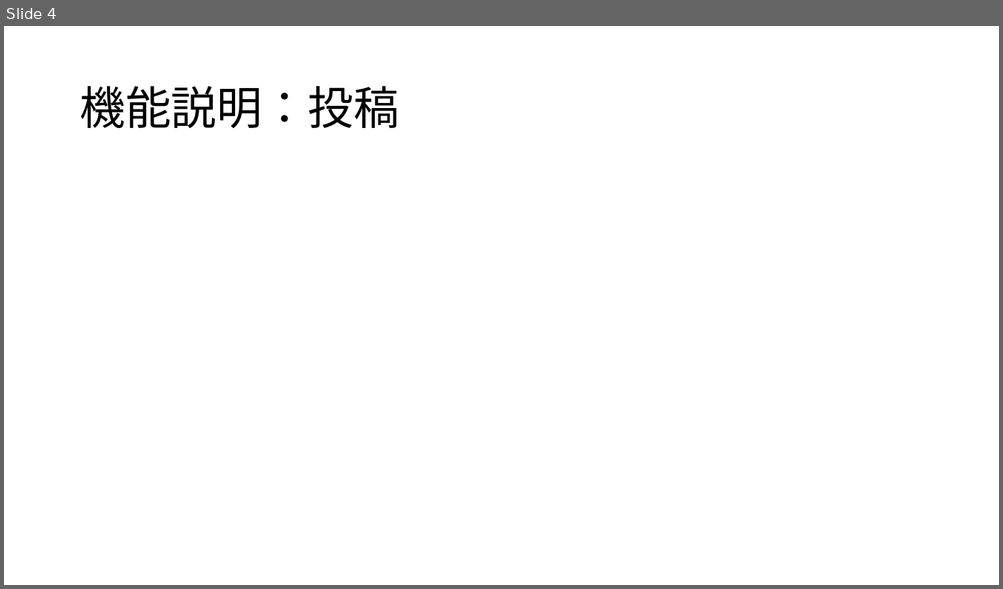
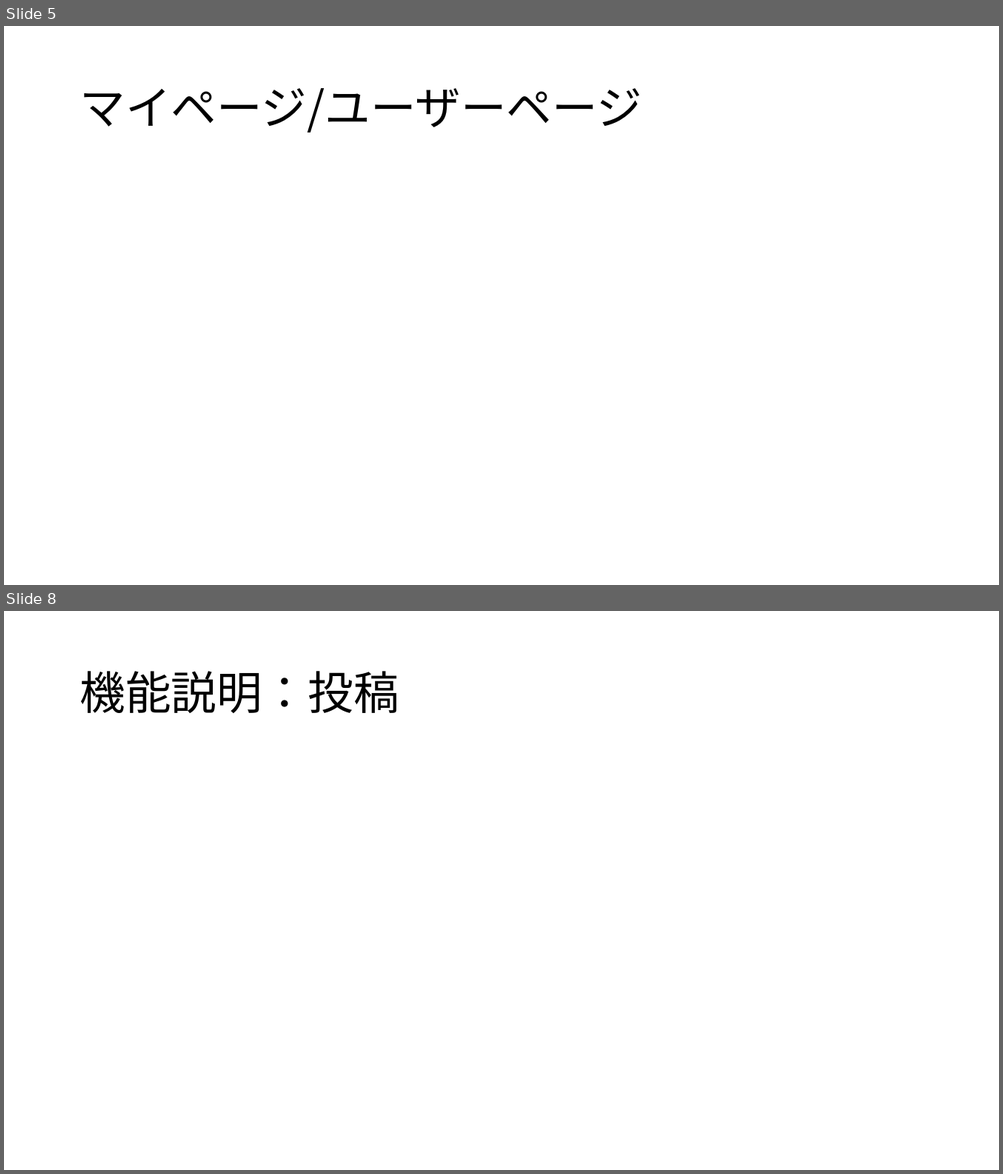
Before and after one commit to dojo2022/B-3, a slide deck: doc/B3炙りえんがわ_成果発表会資料.pptx. Shown one above the other, each under a label of ours: slide 4 before the commit, slides 5 and 8 after it; the slides between them are not shown. The pictures are 1003x589 and 1003x1174 pixels, drawn with LibreOffice and Linux fonts; fonts in the diff are those of the drawing. Boxes give left, top, right and bottom in pixels: in the first picture for what was removed or moved away, otherwise in the second. Text is boxed around its words. In the diff, an @@ line names an element or a change of style, - is before the commit and + after.

```diff
--- a/doc/B3炙りえんがわ_成果発表会資料.pptx
+++ b/doc/B3炙りえんがわ_成果発表会資料.pptx
@@ slide 5 added at [4, 26, 999, 585], background #FFFFFF @@
@@ title added at [79, 88, 642, 133], 44 pt, text #000000 @@
+マイページ/ユーザーページ
@@ what was slide 4 is now slide 8 @@
```
Also in this commit, not shown: 2 slides changed, 5 other slides added, 1 slide removed.
